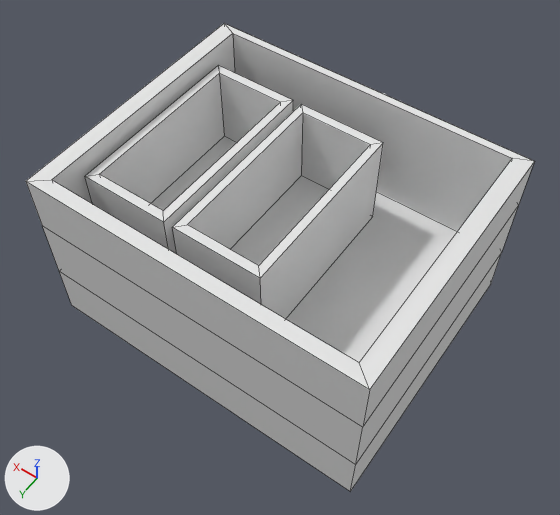
Before and after pictures for a commit that changed the FBX model Assets/_ART/Bente/Models/Ingredient cabinet_La 1.fbx.
One viewpoint serves both versions: a camera (50 mm lens) standing at (-0.032, 0.062, 1.983) and looking at (0.417, -0.567, 0.994). The lights are fixed; the arrows at lower left show +X, +Y and +Z. The picture after the commit comes second. Mesh edges are drawn as thin lines on the coarser meshes. Where no turn or scale is listed for an object, it has been applied to the vertices.

The scene before the commit, as lines of its bpy script (objects in view):
```python
me_cube_020 = bpy.data.meshes.new('Cube.020')
me_cube_020.from_pydata(...)  # 32 vertices, 30 faces; spans x 0.135..0.705, y -0.821..-0.35, z 0.872..1.182
me_cube_020.materials.append(mat_tt_checker_512x512_uv_grid)  # its picture is missing
me_cube_046 = bpy.data.meshes.new('Cube.046')
me_cube_046.from_pydata(...)  # 32 vertices, 26 faces; spans x -0.225..0.096, y -0.158..0.158, z -0.236..-0.064
me_cube_046.materials.append(mat_tt_checker_512x512_uv_grid)  # its picture is missing
ob_crates_la_1 = bpy.data.objects.new('Crates la 1', me_cube_046)
ob_crates_la_1.location = (0.57, -0.58, 1.218)
ob_la_1 = bpy.data.objects.new('La 1', me_cube_020)
ob_la_1.location = (0.0, 0.0, 0.0)
```
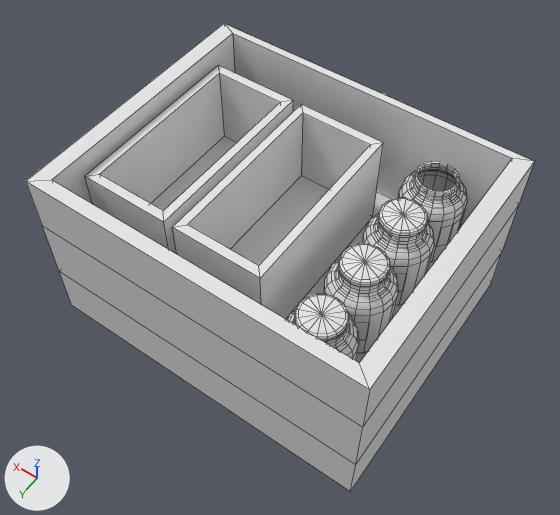
Pixel boxes (x1, y1, x2, y2) of what changed, in the pictures (560 x 515 px):
'Potten rij', added
    after: (287, 198, 434, 361)
'Pot rij open', added
    after: (398, 161, 467, 262)

The change, as a diff of the scene's bpy script:
```diff
--- a/Assets/_ART/Bente/Models/Ingredient cabinet_La 1.fbx.py
+++ b/Assets/_ART/Bente/Models/Ingredient cabinet_La 1.fbx.py
@@ me_cylinder_010 @@
+me_cylinder_010.from_pydata(...)  # 1169 vertices, 1176 faces; spans x -0.053..0.053, y -0.263..0.053, z 0.0..0.164
+me_cylinder_010.materials.append(mat_tt_checker_512x512_uv_grid)  # its picture is missing
@@ me_cylinder_008 @@
+me_cylinder_008.from_pydata(...)  # 310 vertices, 312 faces; spans x -0.053..0.053, y -0.053..0.053, z 0.0..0.152
+me_cylinder_008.materials.append(mat_tt_checker_512x512_uv_grid)  # its picture is missing
@@ ob_potten_rij @@
+ob_potten_rij = bpy.data.objects.new('Potten rij', me_cylinder_010)
+ob_potten_rij.location = (0.25, -0.426, 0.982)
@@ ob_pot_rij_open @@
+ob_pot_rij_open = bpy.data.objects.new('Pot rij open', me_cylinder_008)
+ob_pot_rij_open.location = (0.25, -0.741, 0.982)
```
